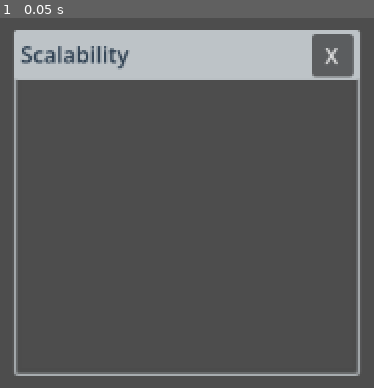
Above: before the commit, frame 1.
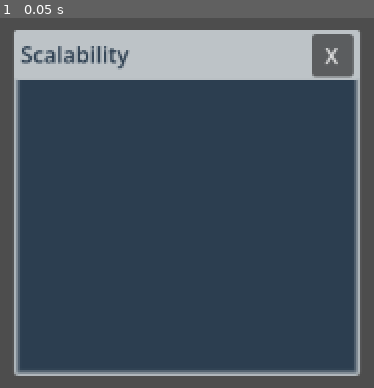
Above: after the commit, the same moment.

Repository: 777aker/scalability
Game: Godot game, scene res://scenes/window/window.tscn
Two runs of this game, one before a commit and one after it. Both use one fixed random seed, a clock stepped at 60 frames per second and the inputs below. This scene is started directly instead of the project's main scene.
Inputs:
- Up to frame 1 (0.05 s): no input

The runs differ from the first frame. In frame 1, 73% of the frame differs, in the area x 4-96%, y 16-97%.

Commit message:
window and snake

Diff:
--- a/project.godot
+++ b/project.godot
@@ -15,11 +15,41 @@
 config/features=PackedStringArray("4.6", "GL Compatibility")
 config/icon="res://icon.svg"
 
+[global_group]
+
+snakebody=""
+apple=""
+
 [input]
 
 mouseleft={
 "deadzone": 0.2,
 "events": [Object(InputEventMouseButton,"resource_local_to_scene":false,"resource_name":"","device":-1,"window_id":0,"a …(253 unchanged characters)…
+]
+}
+left={
+"deadzone": 0.2,
+"events": [Object(InputEventKey,"resource_local_to_scene":false,"resource_name":"","device":-1,"window_id":0,"alt_pressed":false,"shift_pressed":false,"ctrl_pressed":false,"meta_pressed":false,"pressed":false,"keycode":0,"physical_keycode":65,"key_label":0,"unicode":97,"location":0,"echo":false,"script":null)
+]
+}
+up={
+"deadzone": 0.2,
+"events": [Object(InputEventKey,"resource_local_to_scene":false,"resource_name":"","device":-1,"window_id":0,"alt_pressed":false,"shift_pressed":false,"ctrl_pressed":false,"meta_pressed":false,"pressed":false,"keycode":0,"physical_keycode":87,"key_label":0,"unicode":119,"location":0,"echo":false,"script":null)
+]
+}
+right={
+"deadzone": 0.2,
+"events": [Object(InputEventKey,"resource_local_to_scene":false,"resource_name":"","device":-1,"window_id":0,"alt_pressed":false,"shift_pressed":false,"ctrl_pressed":false,"meta_pressed":false,"pressed":false,"keycode":0,"physical_keycode":68,"key_label":0,"unicode":100,"location":0,"echo":false,"script":null)
+]
+}
+down={
+"deadzone": 0.2,
+"events": [Object(InputEventKey,"resource_local_to_scene":false,"resource_name":"","device":-1,"window_id":0,"alt_pressed":false,"shift_pressed":false,"ctrl_pressed":false,"meta_pressed":false,"pressed":false,"keycode":0,"physical_keycode":83,"key_label":0,"unicode":115,"location":0,"echo":false,"script":null)
+]
+}
+space={
+"deadzone": 0.2,
+"events": [Object(InputEventKey,"resource_local_to_scene":false,"resource_name":"","device":-1,"window_id":0,"alt_pressed":false,"shift_pressed":false,"ctrl_pressed":false,"meta_pressed":false,"pressed":false,"keycode":0,"physical_keycode":32,"key_label":0,"unicode":32,"location":0,"echo":false,"script":null)
 ]
 }
 
--- /dev/null
+++ b/scenes/apple.tscn
@@ -0,0 +1,14 @@
+[gd_scene format=3 uid="uid://ose8mkx3jg66"]
+
+[sub_resource type="RectangleShape2D" id="RectangleShape2D_8ynh5"]
+
+[node name="Apple" type="Node2D" unique_id=2054210446]
+
+[node name="Area2D" type="Area2D" parent="." unique_id=1527916862 groups=["apple"]]
+
+[node name="CollisionShape2D" type="CollisionShape2D" parent="Area2D" unique_id=1437806789]
+shape = SubResource("RectangleShape2D_8ynh5")
+
+[node name="Polygon2D" type="Polygon2D" parent="." unique_id=789506324]
+color = Color(0.90588236, 0.29803923, 0.23529412, 1)
+polygon = PackedVector2Array(-10, -10, 10, -10, 10, 10, -10, 10)
--- a/scenes/snake.tscn
+++ /dev/null
@@ -1,7 +0,0 @@
-[gd_scene format=3 uid="uid://xn2f0tgpty3h"]
-
-[ext_resource type="PackedScene" uid="uid://d2l6o140f3vdo" path="res://scenes/window/window.tscn" id="1_a5f6l"]
-
-[node name="Snake" unique_id=1962052330 instance=ExtResource("1_a5f6l")]
-
-[node name="SnakeNode" type="Node2D" parent="." index="1" unique_id=1677261364]
--- /dev/null
+++ b/scenes/snake/snake.tscn
@@ -0,0 +1,17 @@
+[gd_scene format=3 uid="uid://xn2f0tgpty3h"]
+
+[ext_resource type="PackedScene" uid="uid://d2l6o140f3vdo" path="res://scenes/window/window.tscn" id="1_uqw23"]
+[ext_resource type="Script" uid="uid://cv3fg38xowdc5" path="res://scenes/snake/snake_manager.gd" id="2_h1wbu"]
+
+[node name="Snake" unique_id=1962052330 instance=ExtResource("1_uqw23")]
+custom_minimum_size = Vector2(500, 536)
+window_size = Vector2(510, 536)
+
+[node name="SnakeManager" type="Node2D" parent="." index="1" unique_id=1677261364]
+script = ExtResource("2_h1wbu")
+
+[node name="segment_spawner" type="Timer" parent="SnakeManager" index="0" unique_id=1994404781]
+wait_time = 0.5
+autostart = true
+
+[connection signal="timeout" from="SnakeManager/segment_spawner" to="SnakeManager" method="_on_segment_spawner_timeout"]
--- /dev/null
+++ b/scenes/snake/snake_manager.gd
@@ -0,0 +1,70 @@
+extends Node2D
+
+var body: Array[Node2D] = []
+const body_segment = preload("res://scenes/snake/snake_segment.tscn")
+var head_pos: Vector2 = Vector2(255, 250) # 255 so doesn't collide with edges of screen
+var direction: Vector2 = Vector2(0, -1);
+var current_length: int = 1
+const GRID_SIZE = 20
+const apple = preload("res://scenes/apple.tscn")
+
+# Called when the node enters the scene tree for the first time.
+func _ready() -> void:
+	spawn_segment()
+	spawn_apple()
+
+
+# Called every frame. 'delta' is the elapsed time since the previous frame.
+func _process(delta: float) -> void:
+	if Input.is_action_pressed("down"):
+		direction = Vector2(0, 1)
+	if Input.is_action_pressed("left"):
+		direction = Vector2(-1, 0)
+	if Input.is_action_pressed("right"):
+		direction = Vector2(1, 0)
+	if Input.is_action_pressed("up"):
+		direction = Vector2(0, -1)
+
+
+func spawn_segment() -> void:
+	var new_segment = body_segment.instantiate()
+	body.push_back(new_segment)
+	head_pos += direction * GRID_SIZE
+	if head_pos.x < 0 or head_pos.y < 36 or head_pos.x > 500 or head_pos.y > 520:
+		game_over()
+		return
+	new_segment.position = head_pos
+	new_segment.area_entered.connect(area_entered_segment)
+	add_child(new_segment)
+	if body.size() > current_length:
+		var deleteme = body.pop_front()
+		deleteme.queue_free()
+
+
+func spawn_apple() -> void:
+	var apple_pos_x = randi_range(0, 480 / GRID_SIZE) * GRID_SIZE + 15 # has a little offset from edge of screen
+	var apple_pos_y = randi_range(0, 480 / GRID_SIZE) * GRID_SIZE + 50 # has a little offset from title bar
+	var new_apple = apple.instantiate()
+	new_apple.position = Vector2(apple_pos_x, apple_pos_y)
+	add_child(new_apple)
+
+
+func _on_segment_spawner_timeout() -> void:
+	spawn_segment()
+
+func game_over() -> void:
+	for segment in body:
+		segment.queue_free()
+	body.clear()
+	current_length = 1
+	head_pos = Vector2(255, 250)
+	direction = Vector2(0, -1);
+	spawn_segment()
+
+func area_entered_segment(area: Area2D) -> void:
+	if area.get_groups().has("snakebody"):
+		game_over()
+	if area.get_groups().has("apple"):
+		current_length += 1
+		area.get_parent().queue_free()
+		spawn_apple()
--- /dev/null
+++ b/scenes/snake/snake_segment.gd
@@ -0,0 +1,7 @@
+extends Node2D
+
+signal area_entered(area: Area2D)
+
+
+func _on_area_2d_area_entered(area: Area2D) -> void:
+	area_entered.emit(area)
--- /dev/null
+++ b/scenes/snake/snake_segment.tscn
@@ -0,0 +1,20 @@
+[gd_scene format=3 uid="uid://dqkw50bjktd1x"]
+
+[ext_resource type="Script" uid="uid://bnfne8lq8k5ea" path="res://scenes/snake/snake_segment.gd" id="1_fpaic"]
+
+[sub_resource type="RectangleShape2D" id="RectangleShape2D_83yuc"]
+size = Vector2(18, 18)
+
+[node name="SnakeSegment" type="Node2D" unique_id=517735726]
+script = ExtResource("1_fpaic")
+
+[node name="Area2D" type="Area2D" parent="." unique_id=431150705 groups=["snakebody"]]
+
+[node name="CollisionShape2D" type="CollisionShape2D" parent="Area2D" unique_id=1556885049]
+shape = SubResource("RectangleShape2D_83yuc")
+
+[node name="Polygon2D" type="Polygon2D" parent="." unique_id=2023349775]
+color = Color(0.18039216, 0.8, 0.44313726, 1)
+polygon = PackedVector2Array(-10, -10, 10, -10, 10, 10, -10, 10)
+
+[connection signal="area_entered" from="Area2D" to="." method="_on_area_2d_area_entered"]
--- a/scenes/window/window.tscn
+++ b/scenes/window/window.tscn
@@ -7,7 +7,7 @@
 content_margin_top = 0.0
 content_margin_right = 0.0
 content_margin_bottom = 0.0
-bg_color = Color(0.101960786, 0.101960786, 0.101960786, 0)
+bg_color = Color(0.17254902, 0.24313726, 0.3137255, 1)
 border_width_left = 5
 border_width_top = 5
 border_width_right = 5
Not shown, added: scenes/snake/snake_manager.gd.uid
Not shown, added: scenes/snake/snake_segment.gd.uid
